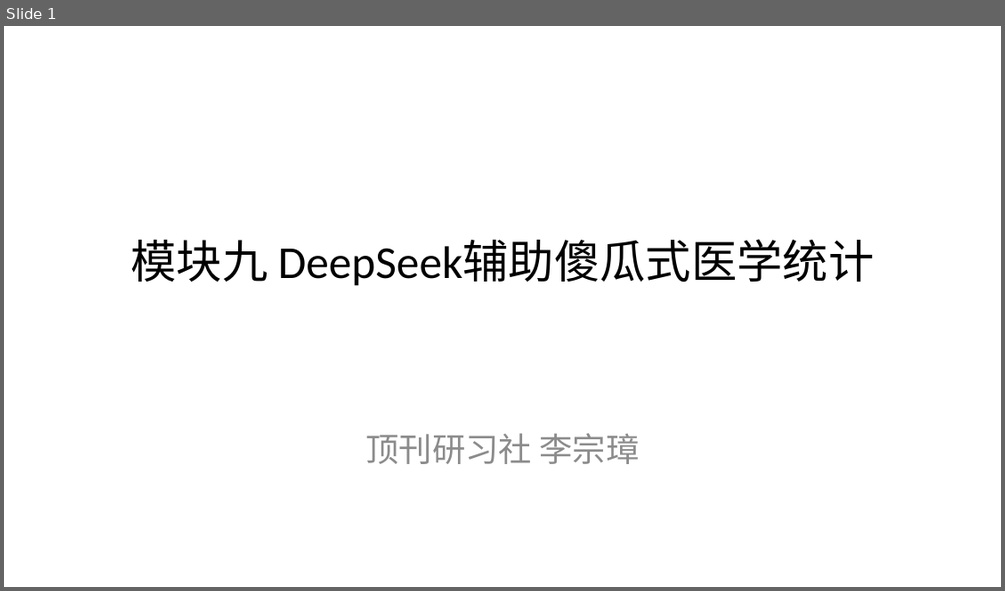
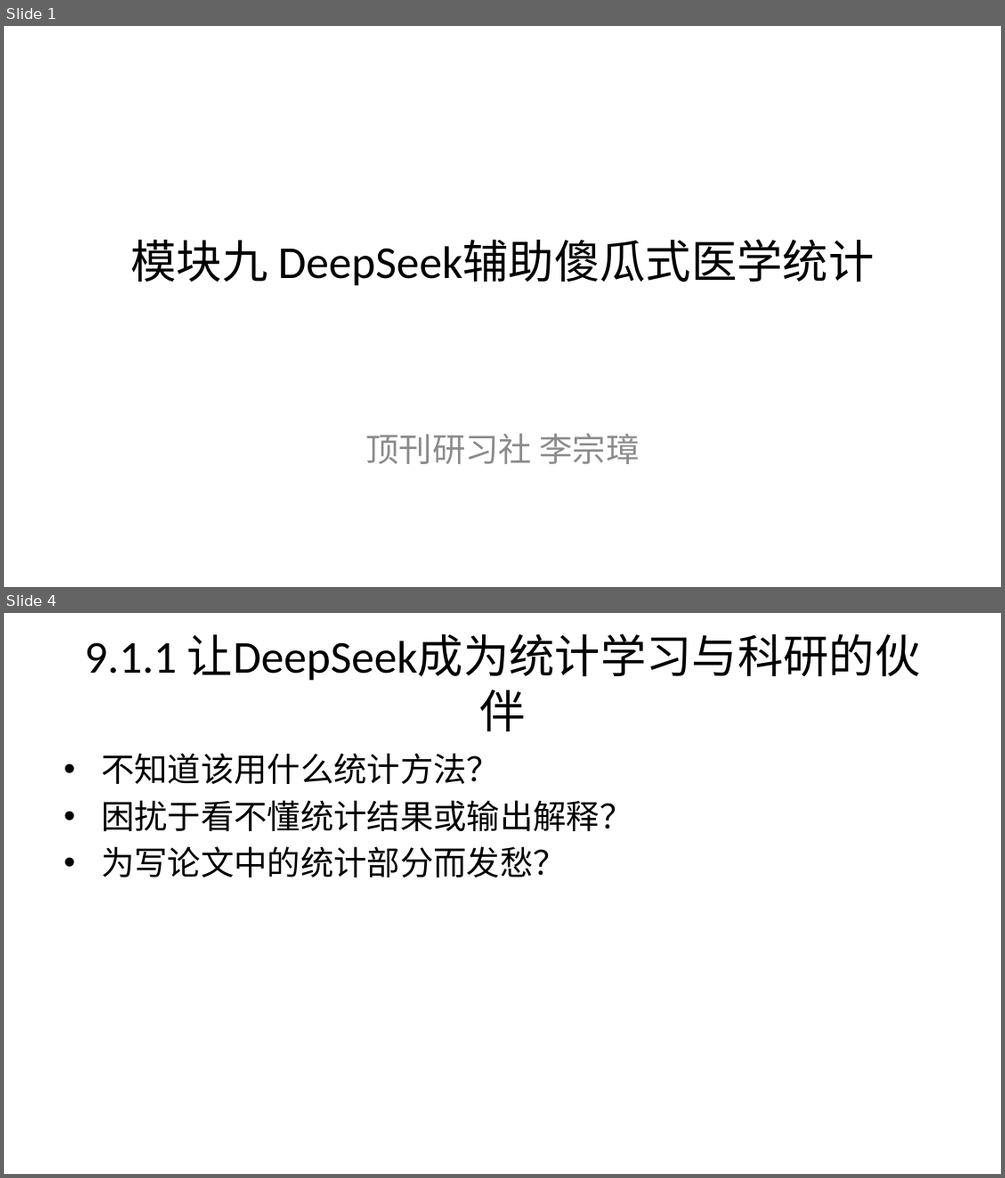
Before and after one commit to lizongzhang/deepseekcamp, a slide deck: docs/L9_slide.pptx. Shown one above the other, each under a label of ours: slide 1 before the commit, slides 1 and 4 after it; the slides between them are not shown. The pictures are 1005x591 and 1005x1178 pixels, drawn with LibreOffice and Linux fonts; fonts in the diff are those of the drawing. Boxes give left, top, right and bottom in pixels: in the first picture for what was removed or moved away, otherwise in the second. Text is boxed around its words. In the diff, an @@ line names an element or a change of style, - is before the commit and + after.

```diff
--- a/docs/L9_slide.pptx
+++ b/docs/L9_slide.pptx
@@ slide 4 added at (x1=4, y1=613, x2=1001, y2=1174), background #FFFFFF @@
@@ title added at (x1=84, y1=633, x2=921, y2=681), 33 pt, text #000000 @@
+9.1.1 让DeepSeek成为统计学习与科研的伙伴
@@ text added at (x1=101, y1=753, x2=632, y2=877), 24 pt, text #000000 @@
+• 不知道该用什么统计方法？
+• 困扰于看不懂统计结果或输出解释？
+• 为写论文中的统计部分而发愁？
```
Also in this commit, not shown: 3 slides changed, 21 other slides added, 9 other files.
